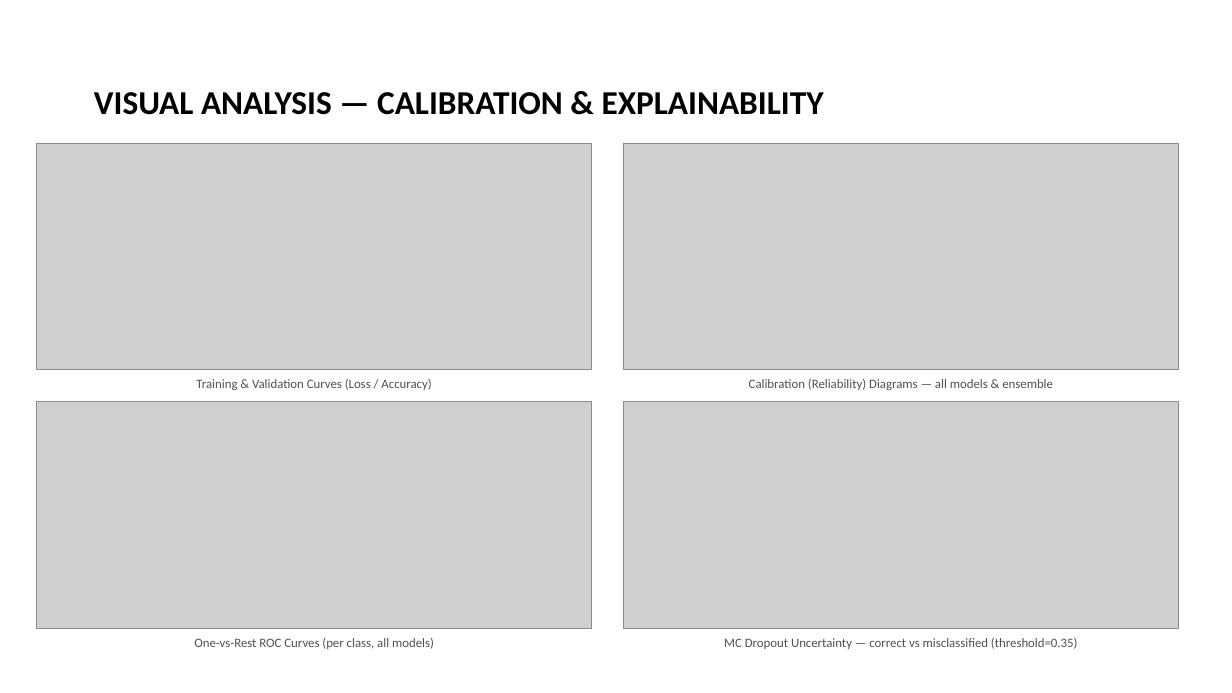
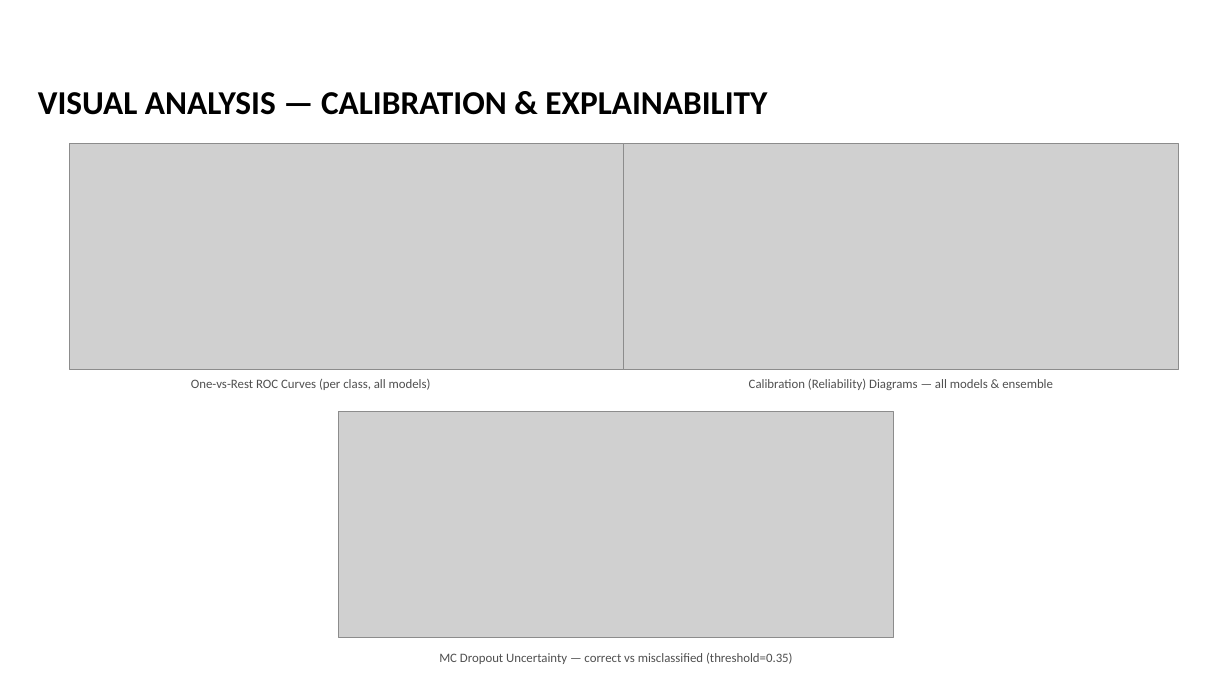
Before and after one commit to bboyrajib/pneumonia-prediction-streamlit, a slide deck: slide 7 of docs/Automated Pneumonia and COVID-19 Detection from Chest X-Ray Images.pptx. Drawn at 1232x693 pixels with LibreOffice and Linux fonts; fonts in the diff are those of the drawing; grey boxes stand for pictures. Boxes give left, top, right and bottom in pixels: in the first picture for what was removed or moved away, otherwise in the second. Text is boxed around its words. In the diff, an @@ line names an element or a change of style, - is before the commit and + after.

```diff
--- a/docs/Automated Pneumonia and COVID-19 Detection from Chest X-Ray Images.pptx
+++ b/docs/Automated Pneumonia and COVID-19 Detection from Chest X-Ray Images.pptx
@@ title "VISUAL ANALYSIS — CALIBRATION & ...": place and size @@
-title "VISUAL ANALYSIS — CALIBRATION & ..." at (94,92,824,115)
+title "VISUAL ANALYSIS — CALIBRATION & ..." at (38,92,767,115)
@@ picture removed at (37,143,592,370) @@
@@ picture: place and size @@
-picture at (37,402,592,628)
+picture at (69,143,624,370)
@@ text "One-vs-Rest ROC Curves (per class, ...": place and size @@
-text "One-vs-Rest ROC Curves (per class, ..." at (194,638,434,649)
+text "One-vs-Rest ROC Curves (per class, ..." at (191,379,431,390)
@@ text removed at (196,379,431,390) @@
-Training & Validation Curves (Loss / Accuracy)
@@ picture: place and size @@
-picture at (624,402,1178,628)
+picture at (339,411,894,638)
@@ text "MC Dropout Uncertainty — correct ...": place and size @@
-text "MC Dropout Uncertainty — correct ..." at (724,638,1078,649)
+text "MC Dropout Uncertainty — correct ..." at (439,653,793,664)
```
Also in this commit, not shown: 8 other slides changed.
